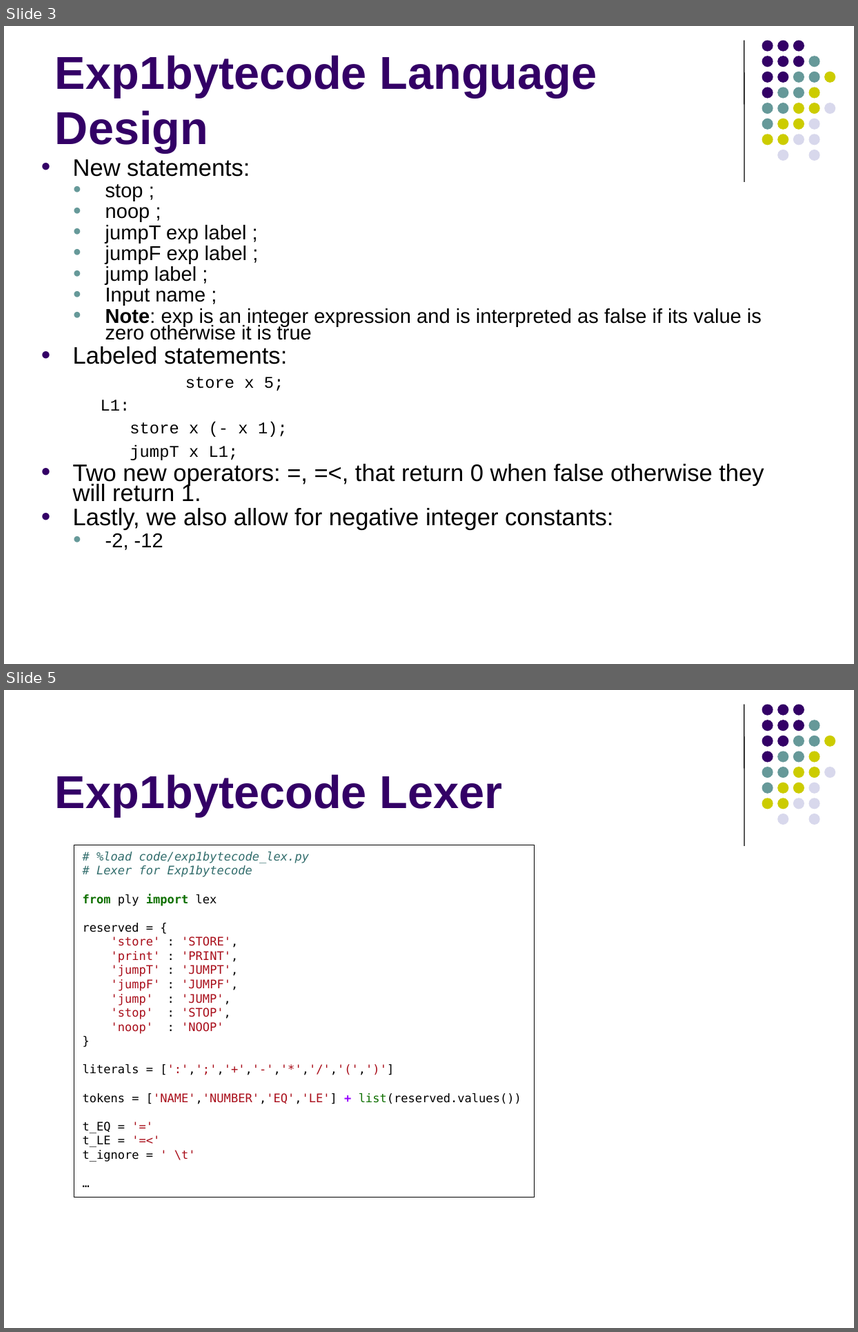
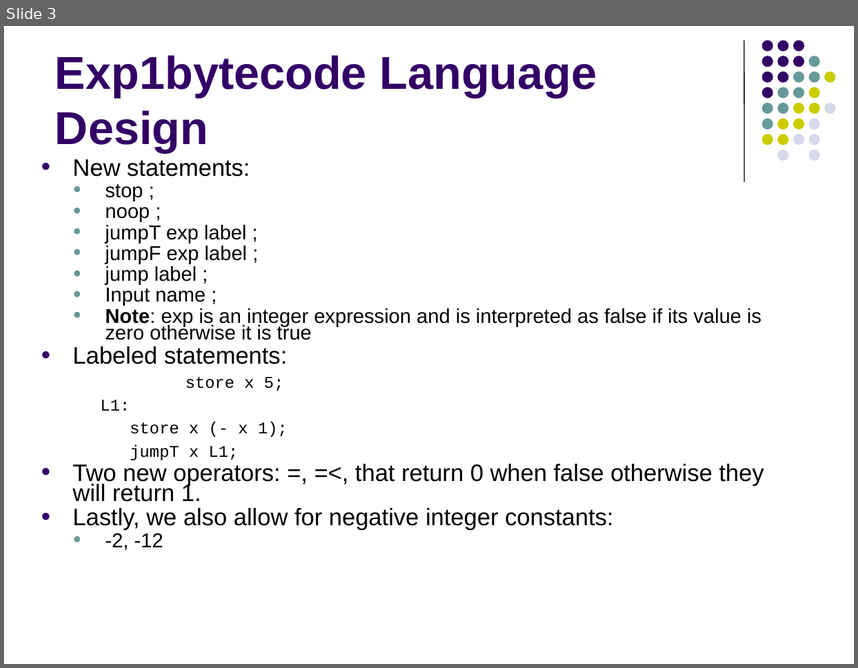
Before and after one commit to lutzhamel/CSC402, a slide deck: notes/csc402-ln005.pptx. Shown one above the other, each under a label of ours: slides 3 and 5 before the commit, slide 3 after it; the slides between them are not shown. The pictures are 858x1332 and 858x668 pixels, drawn with LibreOffice and Linux fonts; fonts in the diff are those of the drawing. Boxes give left, top, right and bottom in pixels: in the first picture for what was removed or moved away, otherwise in the second. Text is boxed around its words. In the diff, an @@ line names an element or a change of style, - is before the commit and + after.

```diff
--- a/notes/csc402-ln005.pptx
+++ b/notes/csc402-ln005.pptx
@@ slide 5 removed at [4,690,854,1328], background #FFFFFF; not listed: 32 template elements that a slide beside it also shows @@
@@ title removed at [55,774,503,816] @@
-Exp1bytecode Lexer
@@ rectangle removed at [74,845,535,1196] @@
-# %load code/exp1bytecode_lex.py
-# Lexer for Exp1bytecode
-from ply import lex
-reserved = {
-'store' : 'STORE',
-'print' : 'PRINT',
-'jumpT' : 'JUMPT',
-'jumpF' : 'JUMPF',
-'jump' : 'JUMP',
-'stop' : 'STOP',
-'noop' : 'NOOP'
-}
-literals = [':',';','+','-','*','/','(',')']
-tokens = ['NAME','NUMBER','EQ','LE'] + list(reserved.values())
-t_EQ = '='
-t_LE = '=<'
-t_ignore = ' \t'
-…
```
Also in this commit, not shown: 11 slides changed, 10 slides added, 8 other slides removed, 3 other files.
